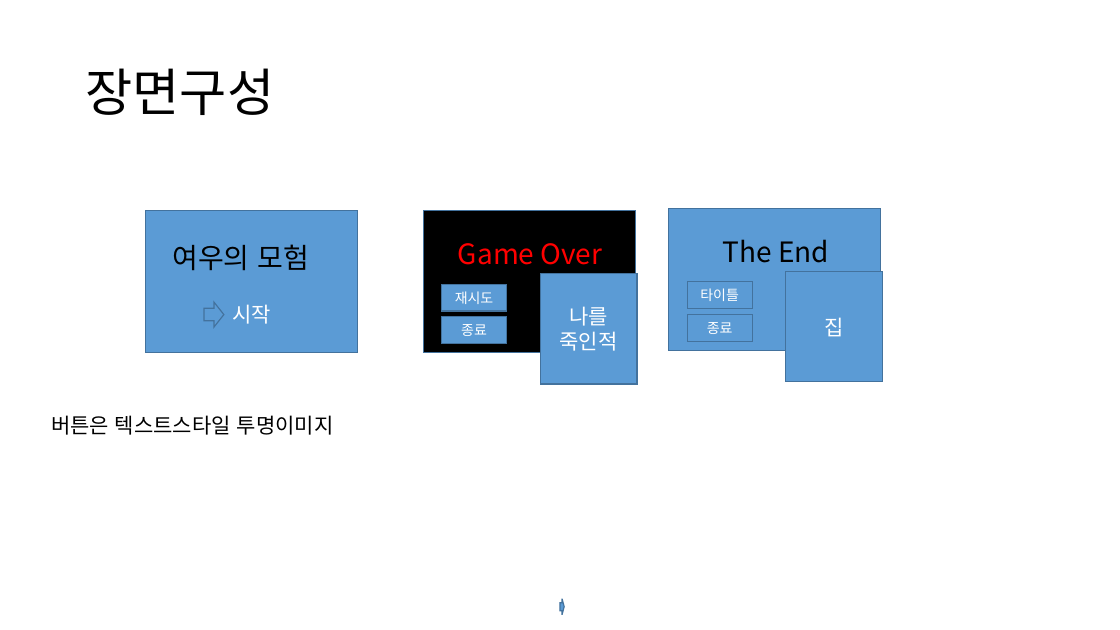
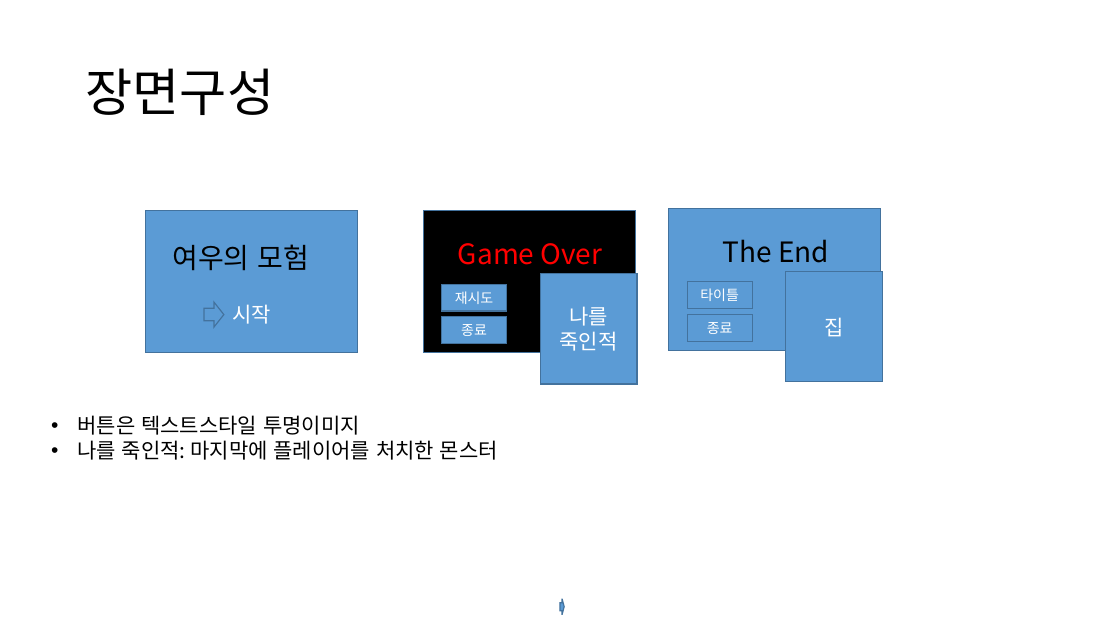
Before and after one commit to ShadowKingdoms/2021.G.D.T.C.-Programing-Designer-, a slide deck: slide 5 of GameUIUXPrograming/Document/여우의 모험.pptx. Drawn at 1120x630 pixels with LibreOffice and Linux fonts; fonts in the diff are those of the drawing. Boxes give left, top, right and bottom in pixels: in the first picture for what was removed or moved away, otherwise in the second. Text is boxed around its words. In the diff, an @@ line names an element or a change of style, - is before the commit and + after.

```diff
--- a/GameUIUXPrograming/Document/여우의 모험.pptx
+++ b/GameUIUXPrograming/Document/여우의 모험.pptx
@@ text at (77, 415, 360, 435): bullet none to • @@
@@ text at (77, 440, 498, 460): paragraph added @@
+• 나를 죽인적: 마지막에 플레이어를 처치한 몬스터
```
Also in this commit, not shown: 7 other slides changed, 36 other files.
